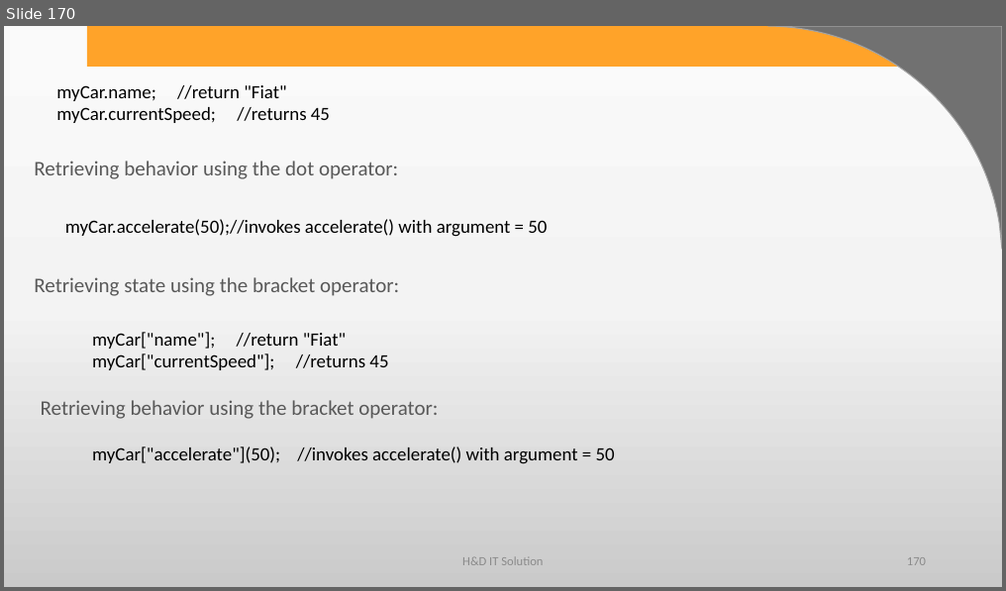
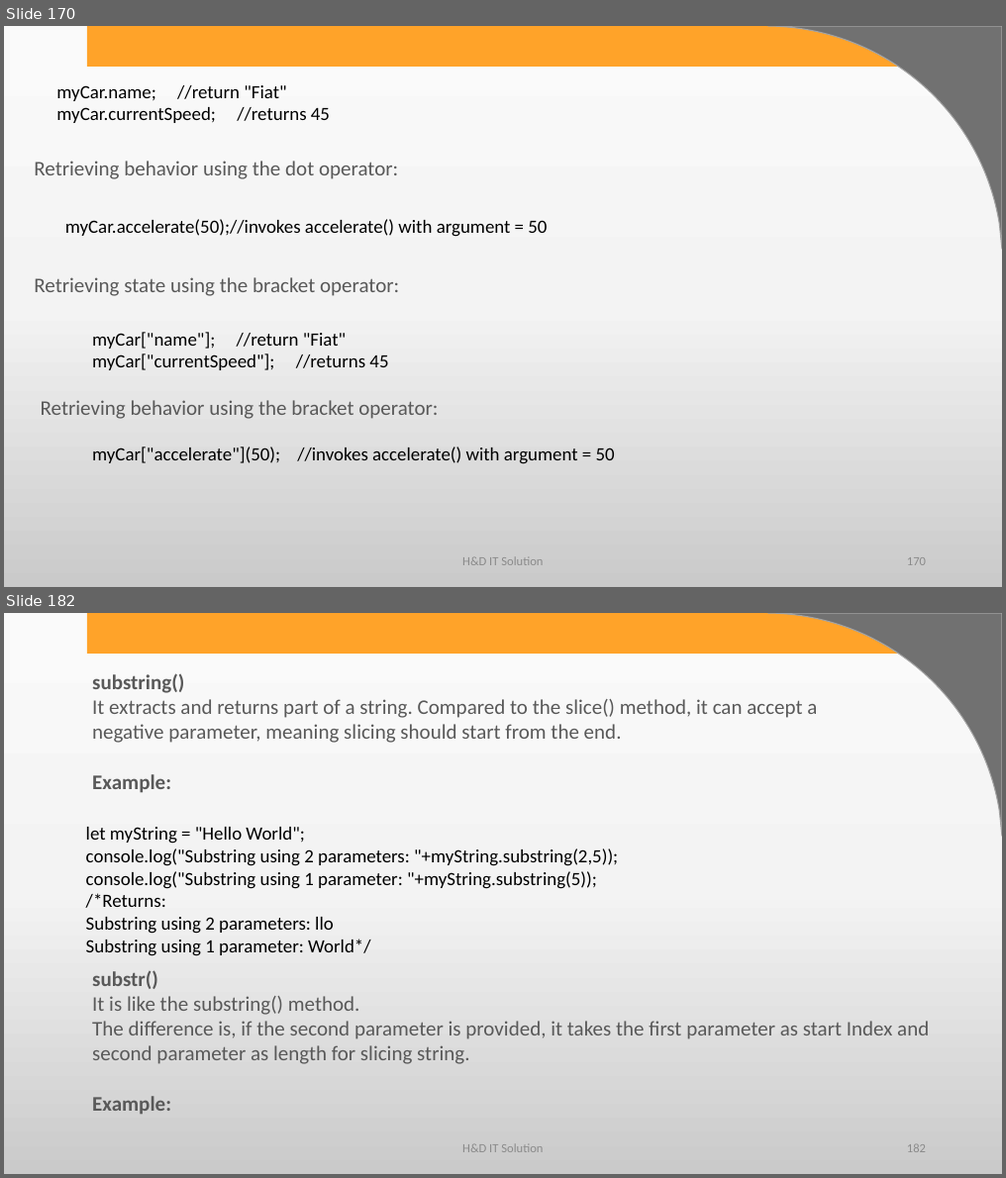
Before and after one commit to harshadasawant/javascript, a slide deck: ppt/JavaScript.pptx. Shown one above the other, each under a label of ours: slide 170 before the commit, slides 170 and 182 after it; the slides between them are not shown. The pictures are 1006x591 and 1006x1178 pixels, drawn with LibreOffice and Linux fonts; fonts in the diff are those of the drawing; background and template pictures are left out. Boxes give left, top, right and bottom in pixels: in the first picture for what was removed or moved away, otherwise in the second. Text is boxed around its words. In the diff, an @@ line names an element or a change of style, - is before the commit and + after.

```diff
--- a/ppt/JavaScript.pptx
+++ b/ppt/JavaScript.pptx
@@ slide 182 added at <box>4,613,1002,1174</box>, background gradient #FBFBFB to #F4F4F4 to #CBCBCB; not listed: 2 template elements that a slide beside it also shows @@
@@ text added at <box>92,673,817,793</box>, 20 pt, text #595959 @@
+substring()
+It extracts and returns part of a string. Compared to the slice() method, it can accept a negative parameter, meaning slicing should start from the end.
+Example:
@@ text added at <box>86,827,618,957</box>, 18 pt, text #000000 @@
+let myString = "Hello World";
+console.log("Substring using 2 parameters: "+myString.substring(2,5));
+console.log("Substring using 1 parameter: "+myString.substring(5));
+/*Returns:
+Substring using 2 parameters: llo
+Substring using 1 parameter: World*/
@@ text added at <box>92,970,929,1114</box>, 20 pt, text #595959 @@
+substr()
+It is like the substring() method.
+The difference is, if the second parameter is provided, it takes the first parameter as start Index and second parameter as length for slicing string.
+Example:
@@ text added at <box>462,1145,543,1153</box>, 12 pt, text #8C8C8C @@
+H&D IT Solution
@@ page number added at <box>907,1145,926,1153</box>, 12 pt, text #8C8C8C @@
+182
```
Also in this commit, not shown: 31 other slides added, 1 other file.
